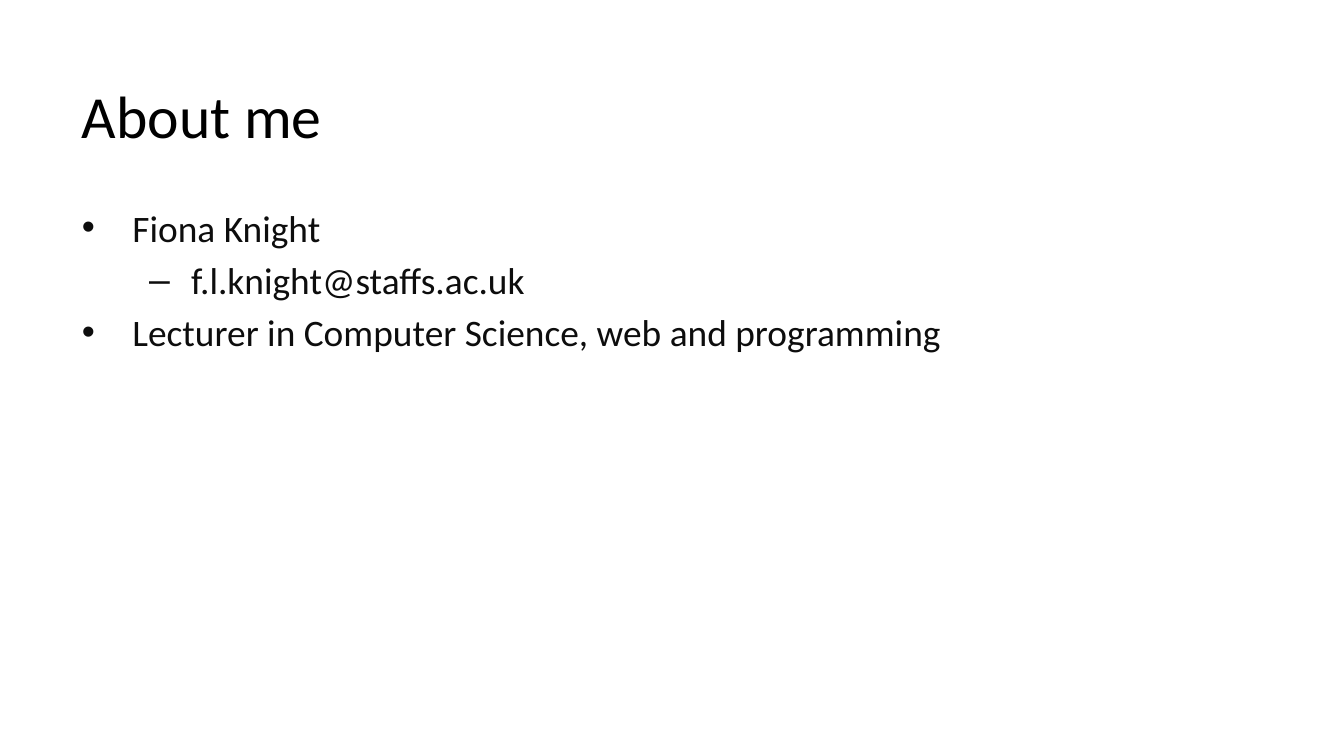
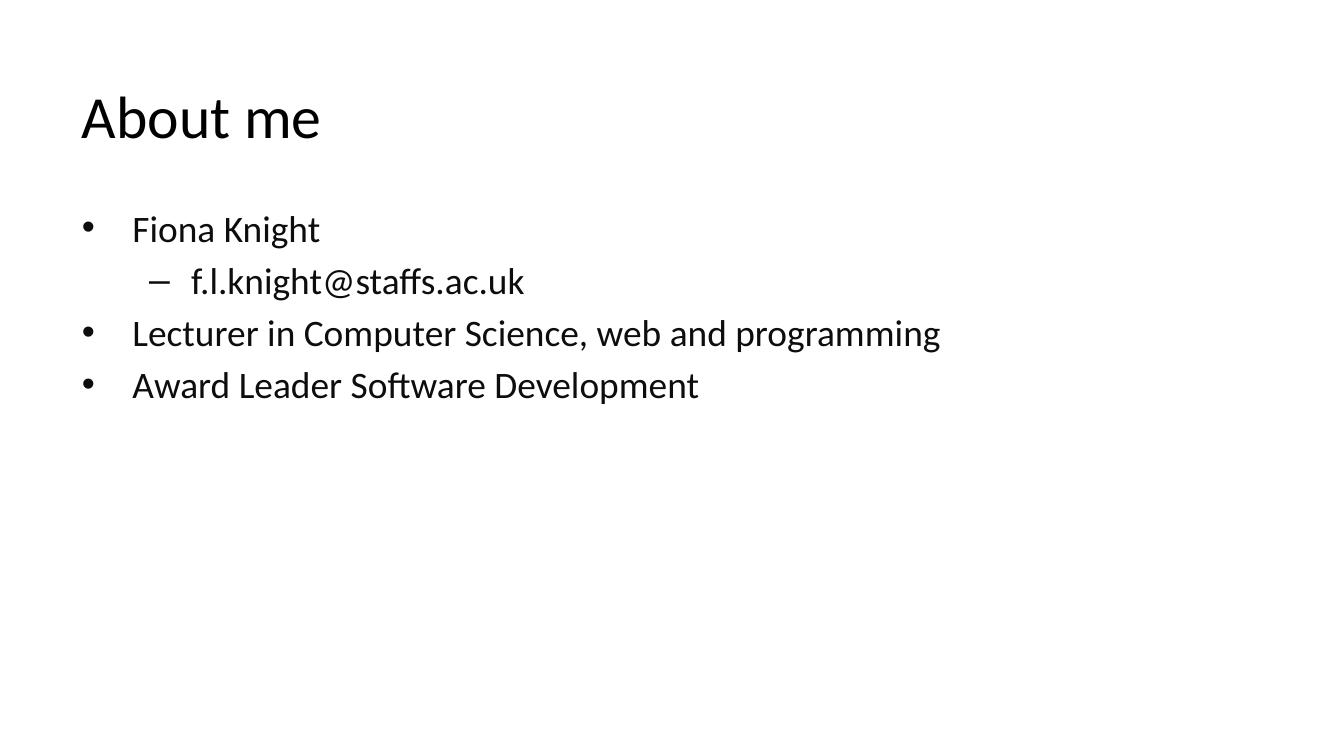
Before and after one commit to fi67/startPoint, a slide deck: slide 2 of rpsc2023.pptx. Drawn at 1344x756 pixels with LibreOffice and Linux fonts; fonts in the diff are those of the drawing; background and template pictures are left out. Boxes give left, top, right and bottom in pixels: in the first picture for what was removed or moved away, otherwise in the second. Text is boxed around its words. In the diff, an @@ line names an element or a change of style, - is before the commit and + after.

```diff
--- a/rpsc2023.pptx
+++ b/rpsc2023.pptx
@@ text at <box>132,372,699,404</box>: paragraph added @@
+• Award Leader Software Development
```
Also in this commit, not shown: 4 other slides changed.
